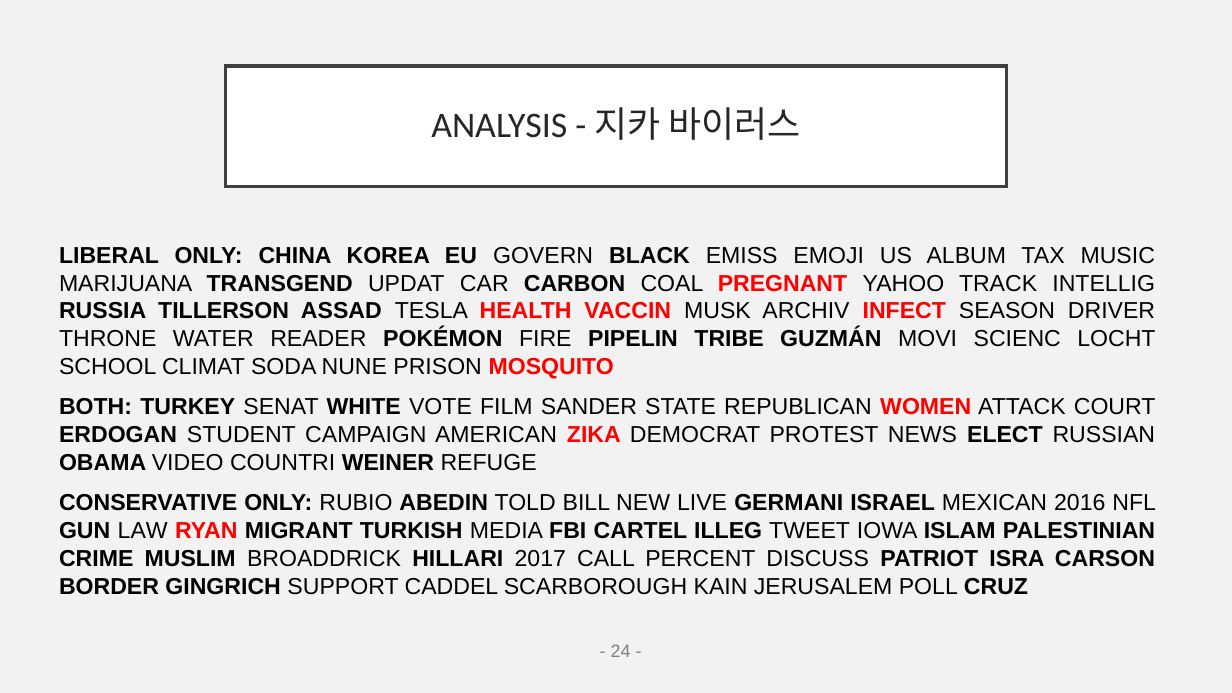
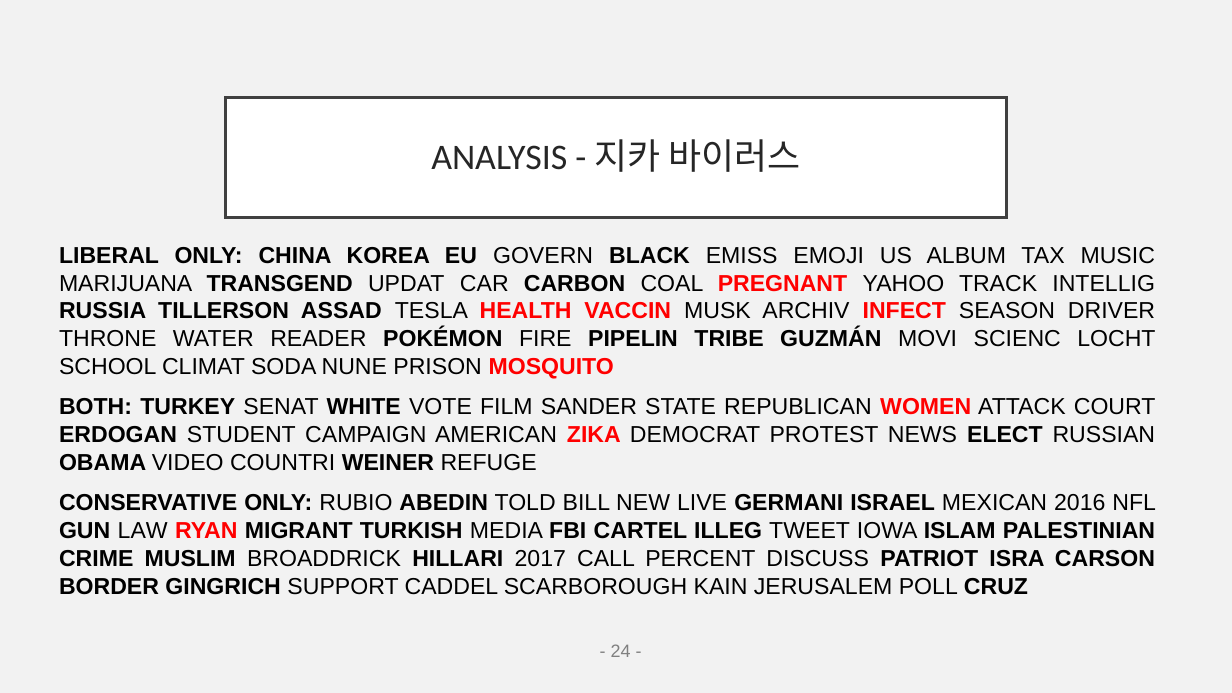
Before and after one commit to EJLEE5826/American_News_Topic_Modeling-using_LDA, a slide deck: slide 24 of final_pptNLP.pptx. Drawn at 1232x693 pixels with LibreOffice and Linux fonts; fonts in the diff are those of the drawing. Boxes give left, top, right and bottom in pixels: in the first picture for what was removed or moved away, otherwise in the second. Text is boxed around its words. In the diff, an @@ line names an element or a change of style, - is before the commit and + after.

```diff
--- a/final_pptNLP.pptx
+++ b/final_pptNLP.pptx
@@ title "ANALYSIS - 지카 바이러스": place and size @@
-title "ANALYSIS - 지카 바이러스" at box(226, 67, 1006, 187)
+title "ANALYSIS - 지카 바이러스" at box(226, 98, 1006, 218)
```
Also in this commit, not shown: 6 other slides changed.
